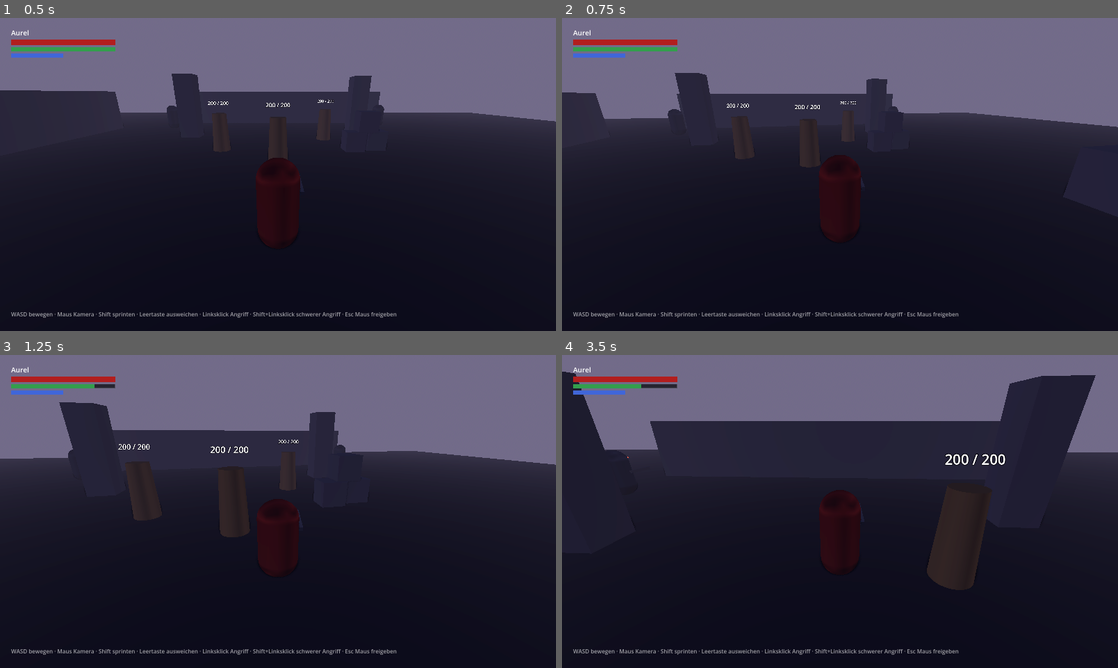
Above: before the commit, frames 1-4 (two rows, left to right).
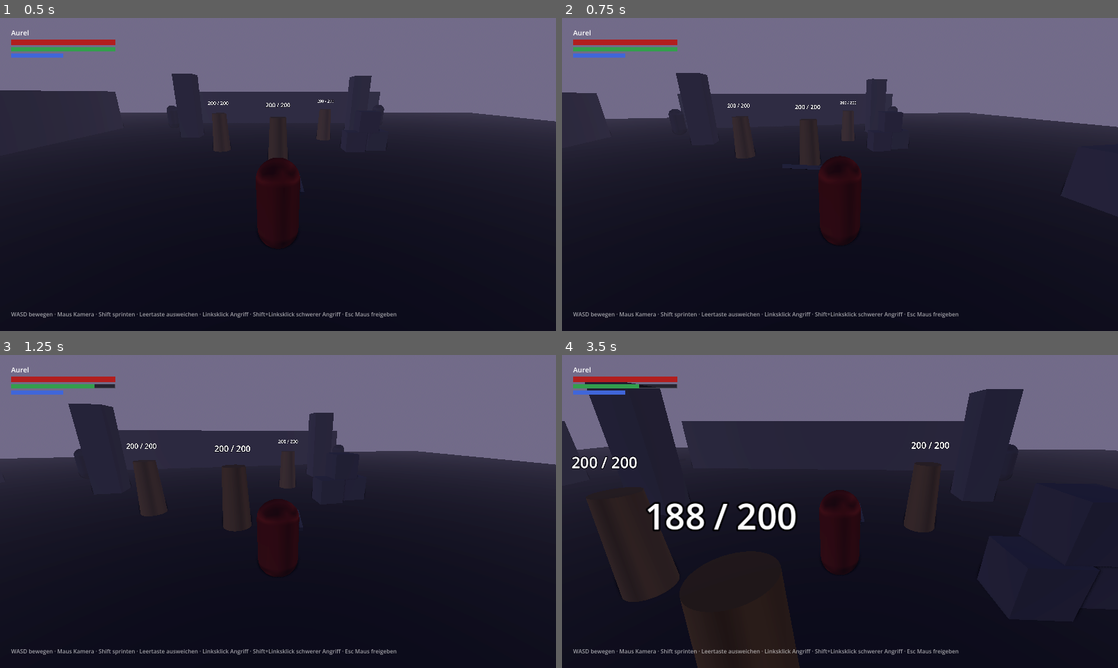
Above: after the commit, the same moments.

Repository: Aurelvonwatzdorf/nr1
Game: Godot game, scene res://scenes/levels/test_arena.tscn
Same seed, same stepped clock (60 frames per second), same inputs: the game is played once before the commit and once after it.
Inputs (mouse positions are in pixels of both pictures, inside the frame that each line leads up to):
- Up to frame 1 (0.5 s): no input
- Up to frame 2 (0.75 s): tap Enter at 0.5 s; move the mouse to (867, 174) at 0.52 s; hold W (move_forward) from 0.53 s (still down); hold Right mouse button (block) from 0.53 s (still down)
- Up to frame 3 (1.25 s): keep holding W (move_forward); keep holding Right mouse button (block); tap Space (dodge) at 0.8 s
- Up to frame 4 (3.5 s): keep holding W (move_forward); move the mouse to (812, 511) at 1.27 s; release Right mouse button (block) at 1.28 s; tap Space (dodge) at 1.35, 2.3 s; right-click (812, 511) at 1.55 s; move the mouse to (851, 505) at 2.02 s; click (851, 505) at 2.1 s; move the mouse to (834, 517) at 2.77 s; right-click (834, 517) at 2.85 s

Frame 1 is identical in both runs. In frame 2, 0.2% of the frame differs, in the area x 6-96%, y 17-72%; in frame 3, 1.0%; in frame 4, 14%, in the area x 0-100%, y 5-100%.

Commit message:
M2 step 4: blocking and parrying
Holding block reduces frontal damage by 80% at a stamina cost; running
out of stamina breaks the guard into a long stagger. Hits within the
first 0.2 s of blocking are parried and stun the attacker for 1.5 s.
Values live in CharacterData.

Co-Authored-By: Claude Opus 5.5 <noreply@anthropic.com>
Claude-Session: https://claude.ai/code/session_01RjnwZ2TtYogGPE8DCJukRJ

Diff:
--- a/game/scenes/player/player.tscn
+++ b/game/scenes/player/player.tscn
@@ -17,6 +17,7 @@
 [ext_resource type="Script" path="res://scripts/player/states/hurt_state.gd" id="15_hurt"]
 [ext_resource type="Script" path="res://scripts/player/states/dead_state.gd" id="16_dead"]
 [ext_resource type="Script" path="res://scripts/player/lock_on_component.gd" id="17_lock_on"]
+[ext_resource type="Script" path="res://scripts/player/states/block_state.gd" id="18_block"]
 
 [sub_resource type="CapsuleShape3D" id="CapsuleShape3D_body"]
 radius = 0.4
@@ -154,6 +155,9 @@
 [node name="Attack" type="Node" parent="StateMachine"]
 script = ExtResource("13_attack")
 
+[node name="Block" type="Node" parent="StateMachine"]
+script = ExtResource("18_block")
+
 [node name="Hurt" type="Node" parent="StateMachine"]
 script = ExtResource("15_hurt")
 
--- a/game/scripts/characters/character_data.gd
+++ b/game/scripts/characters/character_data.gd
@@ -36,6 +36,17 @@
 ## Wie lange die Figur nach einem Treffer taumelt.
 @export var hurt_stagger_time: float = 0.35
 
+@export_group("Blocken")
+@export var block_move_speed: float = 2.0
+## Anteil des Schadens, der beim Blocken abgefangen wird (0.8 = 80 %).
+@export_range(0.0, 1.0) var block_damage_reduction: float = 0.8
+## Ausdauerkosten pro Punkt abgefangenen Schadens.
+@export var block_stamina_per_damage: float = 1.5
+## So lange nach Blockbeginn zählt ein Treffer als Parade (Sekunden).
+@export var parry_window: float = 0.2
+## Taumelzeit, wenn die Deckung bricht (Ausdauer leer).
+@export var guard_break_time: float = 0.9
+
 @export_group("Angriffe")
 @export var light_attack: AttackData
 @export var heavy_attack: AttackData
--- a/game/scripts/player/player.gd
+++ b/game/scripts/player/player.gd
@@ -35,6 +35,7 @@
 	hurtbox.hit_received.connect(_on_hit_received)
 	lock_on.target_changed.connect(camera_rig.set_lock_target)
 	hitbox.hit_landed.connect(_on_hit_landed)
+	hurtbox.hit_filter = _filter_incoming_hit
 	state_machine.start(self)
 	EventBus.player_spawned.emit(self)
 
@@ -135,8 +136,42 @@
 	EventBus.player_respawned.emit(self)
 
 
+## Entscheidet über Blocken und Parieren, bevor der Schaden ankommt.
+func _filter_incoming_hit(hit: HitData) -> Hurtbox.Result:
+	var block_state := state_machine.current_state as PlayerBlockState
+	if block_state == null:
+		return Hurtbox.Result.HIT
+	# Nur Treffer von vorne lassen sich abwehren.
+	if get_facing_direction().dot(-hit.direction) < 0.2:
+		return Hurtbox.Result.HIT
+	if block_state.is_in_parry_window():
+		return Hurtbox.Result.PARRIED
+	var data := character_data
+	var absorbed := hit.damage * data.block_damage_reduction
+	hit.damage -= absorbed
+	stamina.consume(absorbed * data.block_stamina_per_damage)
+	return Hurtbox.Result.BLOCKED
+
+
 func _on_hit_received(hit: HitData, result: Hurtbox.Result) -> void:
-	if health.is_dead or result != Hurtbox.Result.HIT:
+	if health.is_dead:
+		return
+	if result == Hurtbox.Result.PARRIED:
+		EventBus.camera_shake_requested.emit(0.3)
+		HitStop.apply(0.12)
+		return
+	if result == Hurtbox.Result.BLOCKED:
+		EventBus.camera_shake_requested.emit(0.2)
+		if stamina.is_empty():
+			# Deckung gebrochen: lange wehrlos.
+			last_hit = hit
+			state_machine.transition_to(&"hurt", {"time": character_data.guard_break_time})
+		else:
+			var push := hit.direction * hit.knockback * 0.6
+			velocity.x = push.x
+			velocity.z = push.z
+		return
+	if result != Hurtbox.Result.HIT:
 		return
 	last_hit = hit
 	EventBus.camera_shake_requested.emit(0.5)
--- a/game/scripts/player/player_animator.gd
+++ b/game/scripts/player/player_animator.gd
@@ -43,6 +43,14 @@
 	_tween.tween_interval(attack.startup_time)
 	_tween.tween_property(weapon_pivot, "rotation:y", deg_to_rad(-70.0), attack.active_time)
 	_tween.tween_property(weapon_pivot, "rotation:y", 0.0, attack.recovery_time)
+
+
+## Deckung: Platzhalter-Waffe quer vor den Körper halten.
+func set_blocking(active: bool) -> void:
+	if _travel(&"block" if active else &"idle") or weapon_pivot == null:
+		return
+	_kill_tween()
+	weapon_pivot.rotation = Vector3(0.0, deg_to_rad(80.0), deg_to_rad(70.0)) if active else Vector3.ZERO
 
 
 ## Grundhaltung wiederherstellen (z. B. nach dem Respawn).
--- /dev/null
+++ b/game/scripts/player/states/block_state.gd
@@ -0,0 +1,37 @@
+class_name PlayerBlockState
+extends PlayerState
+## Blocken (Taste halten). Treffer von vorne werden abgeschwächt und kosten
+## Ausdauer. Wer im allerersten Moment getroffen wird, pariert (siehe Player).
+
+## Wie lange schon geblockt wird. Am Anfang liegt das Parier-Fenster.
+var time_in_block: float = 0.0
+
+
+func enter(_msg: Dictionary = {}) -> void:
+	time_in_block = 0.0
+	player.animator.set_blocking(true)
+
+
+func exit() -> void:
+	player.animator.set_blocking(false)
+
+
+func is_in_parry_window() -> bool:
+	return time_in_block <= player.character_data.parry_window
+
+
+func physics_update(delta: float) -> void:
+	time_in_block += delta
+	player.apply_gravity(delta)
+	var data := player.character_data
+	if not player.is_input_enabled() or not Input.is_action_pressed(&"block"):
+		return_to_locomotion()
+		return
+	if Input.is_action_just_pressed(&"dodge") and player.stamina.can_act():
+		state_machine.transition_to(&"dodge")
+		return
+	# Langsam gehen, Blick bleibt beim Ziel (Lock-on) oder in Laufrichtung.
+	var direction := player.get_move_direction()
+	player.accelerate_to(direction * data.block_move_speed, delta)
+	var lock_direction := player.get_direction_to_lock_target()
+	player.turn_towards(lock_direction if lock_direction != Vector3.ZERO else direction, delta)
--- a/game/scripts/player/states/hurt_state.gd
+++ b/game/scripts/player/states/hurt_state.gd
@@ -6,8 +6,8 @@
 var _time_left: float = 0.0
 
 
-func enter(_msg: Dictionary = {}) -> void:
-	_time_left = player.character_data.hurt_stagger_time
+func enter(msg: Dictionary = {}) -> void:
+	_time_left = msg.get("time", player.character_data.hurt_stagger_time)
 	var hit := player.last_hit
 	if hit:
 		var push := hit.direction * hit.knockback * 2.0
--- a/game/scripts/player/states/player_state.gd
+++ b/game/scripts/player/states/player_state.gd
@@ -19,6 +19,9 @@
 	if Input.is_action_just_pressed(&"dodge"):
 		state_machine.transition_to(&"dodge")
 		return true
+	if Input.is_action_pressed(&"block"):
+		state_machine.transition_to(&"block")
+		return true
 	var heavy := is_heavy_attack_pressed()
 	if heavy or Input.is_action_just_pressed(&"attack_light"):
 		state_machine.transition_to(&"attack", {"heavy": heavy})
--- a/game/tests/smoke_test.gd
+++ b/game/tests/smoke_test.gd
@@ -74,6 +74,35 @@
 	await _frames(120)
 	_check(player.stamina.current > low, "Ausdauer regeneriert sich")
 
+	# Blocken und Parieren (Treffer kommt von vorne)
+	player.health.revive()
+	player.stamina.refill()
+	player.rotation = Vector3.ZERO
+	await _frames(2)
+	Input.action_press(&"block")
+	await _frames(2)
+	_check(player.state_machine.get_current_state_name() == &"block", "Rechtsklick halten blockt")
+	var front_hit := HitData.new()
+	front_hit.damage = 20.0
+	front_hit.direction = Vector3(0.0, 0.0, 1.0)
+	_check(player.hurtbox.receive_hit(front_hit) == Hurtbox.Result.PARRIED and player.health.current == player.health.max_value, "Treffer direkt nach Blockbeginn wird pariert")
+	await _frames(20)
+	var stamina_before_block := player.stamina.current
+	front_hit = HitData.new()
+	front_hit.damage = 20.0
+	front_hit.direction = Vector3(0.0, 0.0, 1.0)
+	_check(player.hurtbox.receive_hit(front_hit) == Hurtbox.Result.BLOCKED, "Späterer Treffer wird geblockt")
+	_check(is_equal_approx(player.health.current, player.health.max_value - 4.0), "Block fängt 80 %% Schaden ab (Leben: %s)" % player.health.current)
+	_check(player.stamina.current < stamina_before_block, "Blocken kostet Ausdauer")
+	var back_hit := HitData.new()
+	back_hit.damage = 10.0
+	back_hit.direction = Vector3(0.0, 0.0, -1.0)
+	_check(player.hurtbox.receive_hit(back_hit) == Hurtbox.Result.HIT, "Treffer von hinten geht durch den Block")
+	Input.action_release(&"block")
+	await _frames(30)
+	player.health.revive()
+	player.stamina.refill()
+
 	# Gegner bemerkt, verfolgt und greift an
 	var guard: Enemy = arena.get_node("Enemies/Guard1")
 	player.health.revive()
@@ -102,6 +131,12 @@
 		saw_stagger = saw_stagger or guard.state_machine.get_current_state_name() == &"stagger"
 	_check(guard.health.current < guard_hp, "Spielfigur trifft den Gegner")
 	_check(saw_stagger, "Getroffener Gegner taumelt")
+
+	# Parierter Gegner ist lange wehrlos
+	await _frames(40)
+	guard._on_hit_landed(player.hurtbox, HitData.new(), Hurtbox.Result.PARRIED)
+	await _frames(45)
+	_check(guard.state_machine.get_current_state_name() == &"stagger", "Parierter Gegner ist nach 0,75 s noch wehrlos")
 
 	# Gegner besiegen: Erinnerungen, tot, nicht mehr anvisierbar
 	var memories_before := GameState.memories
Not shown, added: game/scripts/player/states/block_state.gd.uid
